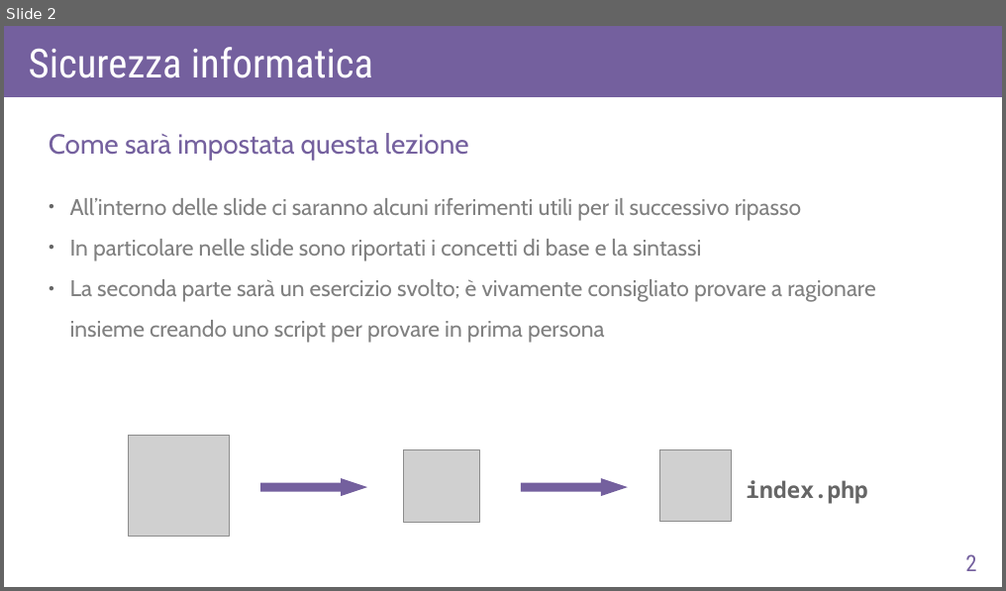
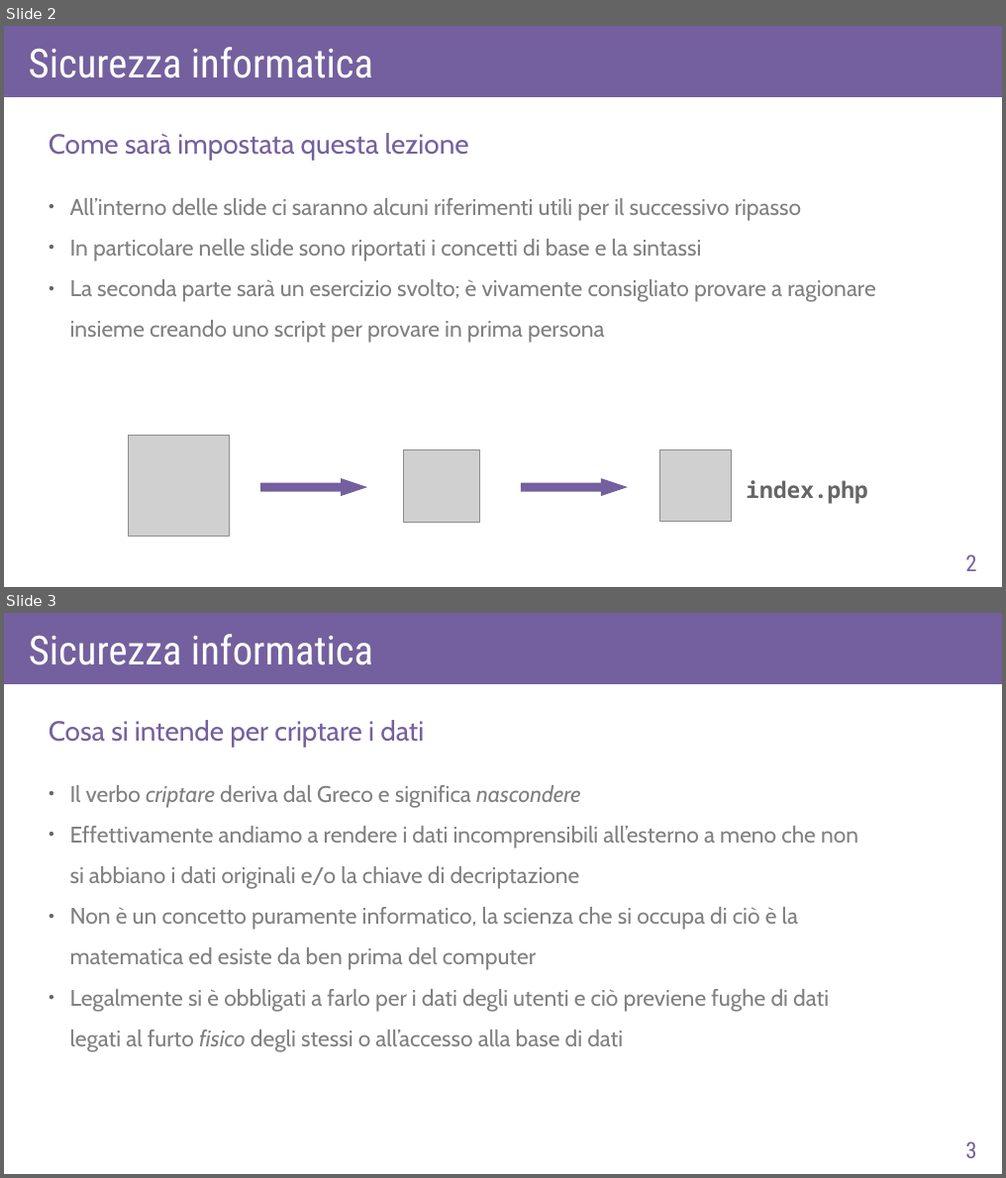
Before and after one commit to AlexF1789/corsoPHP, a slide deck: slide_odp/lez8.odp. Shown one above the other, each under a label of ours: slide 2 before the commit, slides 2 and 3 after it. The pictures are 1006x591 and 1006x1178 pixels, drawn with LibreOffice and Linux fonts; fonts in the diff are those of the drawing; grey boxes stand for pictures. Boxes give left, top, right and bottom in pixels: in the first picture for what was removed or moved away, otherwise in the second. Text is boxed around its words. In the diff, an @@ line names an element or a change of style, - is before the commit and + after.

```diff
--- a/slide_odp/lez8.odp
+++ b/slide_odp/lez8.odp
@@ slide 3 added at <box>4,613,1002,1174</box>, background #FFFFFF @@
@@ rectangle added at <box>4,613,1002,684</box>, fill #74609E @@
@@ text added at <box>29,634,373,665</box>, 32 pt, text #FFFFFF @@
+Sicurezza informatica
@@ text added at <box>49,720,424,747</box>, 22 pt, text #74609E @@
+Cosa si intende per criptare i dati
@@ text added at <box>70,785,858,1053</box>, 18 pt, text #808080 @@
+● Il verbo criptare deriva dal Greco e significa nascondere
+● Effettivamente andiamo a rendere i dati incomprensibili all’esterno a meno che non
+  si abbiano i dati originali e/o la chiave di decriptazione
+● Non è un concetto puramente informatico, la scienza che si occupa di ciò è la
+  matematica ed esiste da ben prima del computer
+● Legalmente si è obbligati a farlo per i dati degli utenti e ciò previene fughe di dati
+  legati al furto fisico degli stessi o all’accesso alla base di dati
@@ page number added at <box>965,1142,976,1158</box>, 18 pt, text #74609E @@
+3
```
Also in this commit, not shown: 9 other slides added, 1 slide removed, 32 other files.
